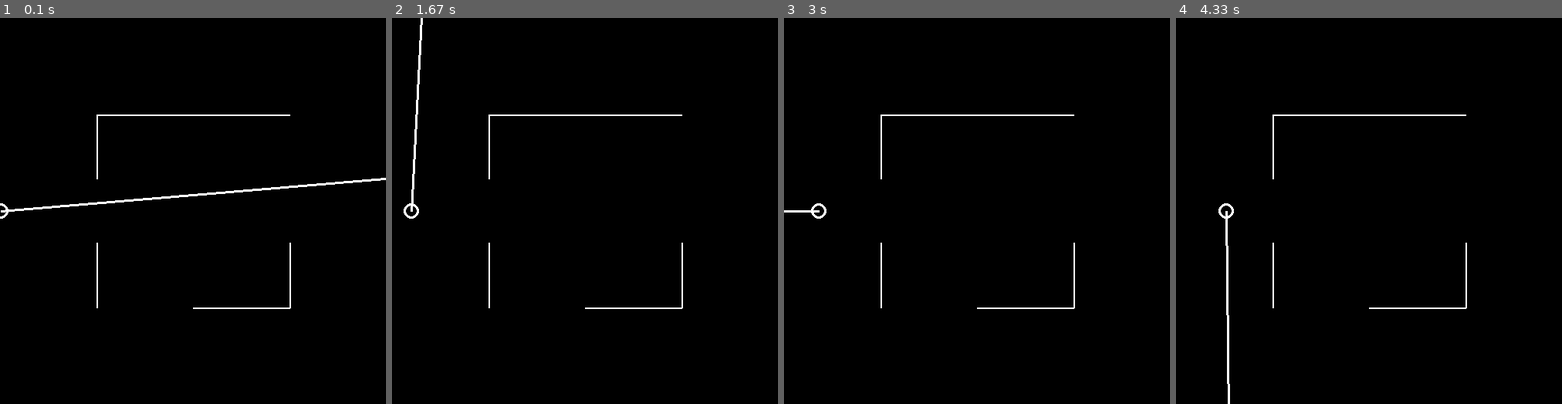
Above: before the commit, frames 1-4 (left to right).
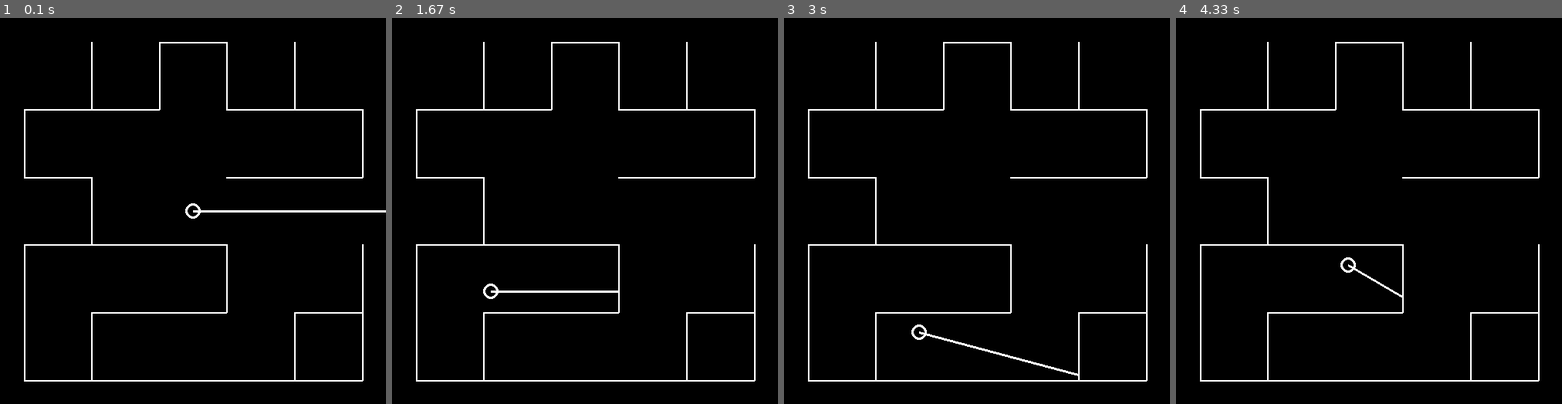
Above: after the commit, the same moments.

Repository: bruceamiller/Bulk-Coding-Store
Game: pygame game, started from Personal Projects/RayCollision.py
The game is run twice, just before and just after one commit, with the same random seed, the same clock (stepped at 60 frames per second) and the same inputs.
Inputs:
- Up to frame 1 (0.1 s): no input
- Up to frame 2 (1.67 s): hold E 0.33-0.8 s; hold D 0.33-0.8 s; hold Q 0.83-1.3 s; hold D 0.83-1.3 s; hold D from 1.33 s (still down)
- Up to frame 3 (3 s): release D at 1.8 s; hold W 1.83-2.13 s; tap E at 1.98 s; hold D 2.17-2.63 s; hold A from 2.67 s (still down)
- Up to frame 4 (4.33 s): release A at 3.2 s; hold S 3.23-3.53 s; tap E at 3.38 s; hold A 3.57-3.97 s; hold W from 4 s (still down)

The runs differ from the first frame. In frame 1, 3.8% of the frame differs, in the area x 0-100%, y 6-95%; in frame 2, 3.4%; in frame 3, 3.2%; in frame 4, 3.3%.

Commit message:
Update RayCollision.py
The center point now rotates and moves with player input, and... there is a random maze of lines to move through.

Diff:
--- a/Personal Projects/RayCollision.py
+++ b/Personal Projects/RayCollision.py
@@ -1,4 +1,4 @@
-import pygame, sys, math, time
+import pygame, sys, math, random
 
 def printScreen():
     screen.fill(pygame.Color('black'))
@@ -9,6 +9,7 @@
     pygame.display.update()
 
 def detectCollisions(originalEndPoint):
+    collisionPoints = []
     for currentLine in lines:
         if abs(currentLine[1][1] - currentLine[0][1]) <= abs(currentLine[1][0] - currentLine[0][0]): #If line is more horizontal than vertical, then we use y-intercept
             currentLine_slope = -(currentLine[1][1] - currentLine[0][1]) / (currentLine[1][0] - currentLine[0][0])
@@ -18,7 +19,7 @@
             y = ((y_intercept * currentLine_slope) - (currentLine_y_int * slope)) / (currentLine_slope - slope) #What y matches both lines
 
             if ((y <= viewPoint[1] and y >= originalEndPoint[1]) or (y >= viewPoint[1] and y <= originalEndPoint[1])) and (x >= currentLine[0][0] and x <= currentLine[1][0]): #y within view line range(y), and x within wall domain(x)
-                return [x, y]
+                collisionPoints.append([x, y])
         elif abs(currentLine[1][1] - currentLine[0][1]) > abs(currentLine[1][0] - currentLine[0][0]):
             slopeX = - 1 / slope
             x_intercept = y_intercept / slope
@@ -30,24 +31,46 @@
             y = (currentLine_x_int - x_intercept) / (slopeX - currentLine_x_slope)
 
             if ((x <= viewPoint[0] and x >= originalEndPoint[0]) or (x >= viewPoint[0] and x <= originalEndPoint[0])) and (y >= currentLine[0][1] and y <= currentLine[1][1]):
-                return [x, y]
-    return originalEndPoint
+                collisionPoints.append([x, y])
+    if collisionPoints:
+        longestDistance = float('inf')
+        for point in collisionPoints:
+            newDistance = math.dist(viewPoint, point)
+            if newDistance < longestDistance:
+                closestPoint = point
+                longestDistance = newDistance
+        return closestPoint
+    else:
+        return originalEndPoint
+
+def getMaze():
+    lines = []
+    padding = WIDTH // 16
+    cells = 5
+    #
+    for row in range(cells + 1):
+        for hWall in range(cells):
+            if random.choice([True, False]):
+                lines.append([[padding + ((WIDTH - 2 * padding) / cells) * hWall, padding + ((HEIGHT - 2 * padding) / cells) * row], [padding + ((WIDTH - 2 * padding) / cells) * (hWall + 1), padding + ((HEIGHT - 2 * padding) / cells) * row]])
+    for column in range(cells + 1):
+        for vWall in range(cells):
+            if random.choice([True, False]):
+                lines.append([[padding + ((WIDTH - 2 * padding) / cells) * column, padding + ((HEIGHT - 2 * padding) / cells) * vWall], [padding + ((WIDTH - 2 * padding) / cells) * column, padding + ((HEIGHT - 2 * padding) / cells) * (vWall + 1)]])
+    return lines
 
 pygame.init()
 
 framerate = 60
 clock = pygame.time.Clock()
 
-rotateSpeed = 1
-
-# Make a centerpoint, with a rotating ray,
-# that ends when it has collision with an object.
+rotateSpeed = 5
+moveSpeed = 3
 
 HEIGHT = 500
 WIDTH = 500
 circleSize = 10
 
-viewPoint = [0, HEIGHT // 2]
+viewPoint = [WIDTH // 2, HEIGHT // 2]
 
 screen = pygame.display.set_mode((WIDTH, HEIGHT))
 pygame.display.set_caption('Ray Collision')
@@ -55,11 +78,13 @@
 lineEndPoint = [0, 0]
 viewDistance = WIDTH * 2
 
-#lines = [[[WIDTH // 4, HEIGHT // 4], [WIDTH * 3 // 4, HEIGHT // 4]], [[WIDTH // 4, HEIGHT // 4], [WIDTH // 4, HEIGHT * 3 // 4]], [[WIDTH // 4, HEIGHT * 3 // 4], [WIDTH * 3 // 4, HEIGHT * 3 // 4]]]
-lines = [[[WIDTH // 4, HEIGHT // 4], [WIDTH // 4, HEIGHT * 5 // 12]], [[WIDTH // 4, HEIGHT * 7 // 12], [WIDTH // 4, HEIGHT * 3 // 4]], [[WIDTH * 3 // 4, HEIGHT * 7 // 12], [WIDTH * 3 // 4, HEIGHT * 3 // 4]],
-         [[WIDTH // 4, HEIGHT // 4], [WIDTH * 3 // 4, HEIGHT // 4]], [[WIDTH // 2, HEIGHT * 3 // 4], [WIDTH * 3 // 4, HEIGHT * 3 // 4]]]
-#lines = [[[WIDTH // 4, HEIGHT // 4], [WIDTH // 4, HEIGHT * 5 // 12]],[[WIDTH // 4, HEIGHT * 3 // 4], [WIDTH * 3 // 4, HEIGHT * 3 // 4]]]
+#lines = [[[WIDTH // 4, HEIGHT // 4], [WIDTH // 4, HEIGHT * 5 // 12]], [[WIDTH // 4, HEIGHT * 7 // 12], [WIDTH // 4, HEIGHT * 3 // 4]], [[WIDTH * 3 // 4, HEIGHT * 7 // 12], [WIDTH * 3 // 4, HEIGHT * 3 // 4]],
+#         [[WIDTH // 4, HEIGHT // 4], [WIDTH * 3 // 4, HEIGHT // 4]], [[WIDTH // 2, HEIGHT * 3 // 4], [WIDTH * 3 // 4, HEIGHT * 3 // 4]], [[WIDTH // 4, HEIGHT // 8], [WIDTH * 3 // 4, HEIGHT // 8]]]
+lines = getMaze()
 
+inputs = [[pygame.K_w, pygame.K_a, pygame.K_s, pygame.K_d, pygame.K_q, pygame.K_e],
+          ["moveForward", "moveLeft", "moveBack", "moveRight", "rotateLeft", "rotateRight",],
+          [False, False, False, False, False, False]]
 
 angle = 0
 while True:
@@ -67,15 +92,41 @@
         if event.type == pygame.QUIT:
             pygame.quit()
             sys.exit()
-    angle += rotateSpeed
+        if event.type == pygame.KEYDOWN:
+            for i, keyName in enumerate(inputs[0]):
+                if event.key == keyName:
+                    inputs[2][i] = True
+        if event.type == pygame.KEYUP:
+            for i, keyName in enumerate(inputs[0]):
+                if event.key == keyName:
+                    inputs[2][i] = False
+
+    if inputs[2][inputs[1].index("rotateRight")]:
+        angle -= rotateSpeed
+    if inputs[2][inputs[1].index("rotateLeft")]:
+        angle += rotateSpeed
+    if inputs[2][inputs[1].index("moveBack")]:
+        viewPoint[0] -= moveSpeed * math.sin(math.radians(angle) + math.pi / 2)
+        viewPoint[1] -= moveSpeed * math.cos(math.radians(angle) + math.pi / 2)
+    if inputs[2][inputs[1].index("moveForward")]:
+        viewPoint[0] += moveSpeed * math.sin(math.radians(angle) + math.pi / 2)
+        viewPoint[1] += moveSpeed * math.cos(math.radians(angle) + math.pi / 2)
+    if inputs[2][inputs[1].index("moveLeft")]:
+        viewPoint[0] -= moveSpeed * math.sin(math.radians(angle))
+        viewPoint[1] -= moveSpeed * math.cos(math.radians(angle))
+    if inputs[2][inputs[1].index("moveRight")]:
+        viewPoint[0] += moveSpeed * math.sin(math.radians(angle))
+        viewPoint[1] += moveSpeed * math.cos(math.radians(angle))
     if angle >= 360:
         angle -= 360
 
     lineEndPoint[0] = viewDistance * math.sin(math.radians(angle) + math.pi / 2) + HEIGHT // 2
     lineEndPoint[1] = viewDistance * math.cos(math.radians(angle) + math.pi / 2) + WIDTH // 2
-    slope = 1 / -math.tan(math.radians(angle) + math.pi / 2)
+    try:
+        slope = 1 / -math.tan(math.radians(angle) + math.pi / 2)
+    except ZeroDivisionError:
+        slope = 10000
     y_intercept = (viewPoint[0] * slope + viewPoint[1])
-    viewPoint[0] += 0.25
 
     lineEndPoint = detectCollisions(lineEndPoint)
 
